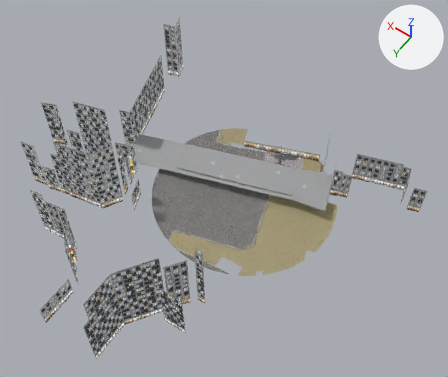
The glTF model web/data/shibuya/hero/miyamasu.glb: old version first, new version second.
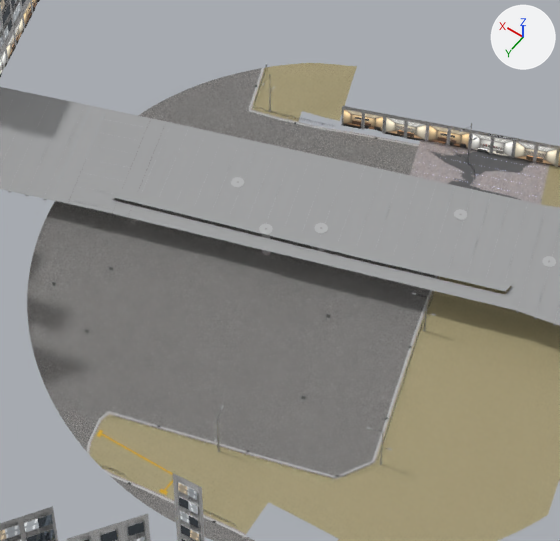
The first picture shows the older version from a 50 mm camera at (402.0, -879.0, 283.0) aimed at (513.0, -1034.0, 40.0). The close-ups show the older and then the newer version on the part from 32% to 69% of the width and 29% to 71% of the height of that picture. Only the edits that show in the close-ups are written down. Lighting does not change. The marker at upper right points along +X, +Y and +Z. Vertices at exactly the same position are counted once.

Names of what the first close-up shows: 'miyamasu_ground_asphalt_c-1_0', 'miyamasu_ground_asphalt_c-1_1', 'miyamasu_ground_asphalt_c0_-1', 'miyamasu_ground_asphalt_c0_-2', 'miyamasu_ground_asphalt_c0_0', 'miyamasu_ground_asphalt_c0_1', 'miyamasu_ground_asphalt_c1_0', 'miyamasu_ground_asphalt_c1_1', 'miyamasu_ground_gutter_c0_-2', 'miyamasu_ground_kerb_c0_-2', 'miyamasu_ground_paver_c-1_1', 'miyamasu_ground_paver_c-2_0', 'miyamasu_steel_soffit_c-1_-1', 'miyamasu_steel_soffit_c0_-1', 'miyamasu_steel_soffit_c1_0', 'miyamasu_steel_soffit_c2_0' and 77 more.
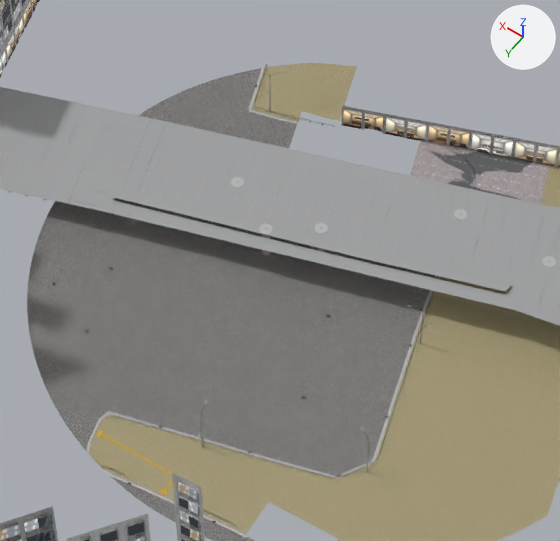
Not visible in the close-ups: 'miyamasu_ground_iron_c0_-2'.

Patch to the scene script:
```diff
--- a/web/data/shibuya/hero/miyamasu.glb.py
+++ b/web/data/shibuya/hero/miyamasu.glb.py
@@ me_miyamasu_ground_asphalt_c0__1 @@
 # used by ob_miyamasu_ground_asphalt_c0__1; location = (512.0, -1052.0, 16.0)
-me_miyamasu_ground_asphalt_c0__1.from_pydata(...)  # 169 vertices, 288 faces; spans x 0.0..24.0, y -24.0..0.0, z -0.2..1.0
+me_miyamasu_ground_asphalt_c0__1.from_pydata(...)  # 191 vertices, 299 faces; spans x 0.0..24.0, y -24.0..0.0, z -0.2..1.0
+# me_miyamasu_ground_asphalt_c0__1 part 1: 1 vertex moved from x 8.0, y -24.0, z 0.0 to x 10.0, y -22.4, z 0.1; 21 vertices removed from x 6.0..24.0, y -24.0..-18.0, z 0.0..0.3; 43 vertices added at x 5.8..24.0, y -24.0..-17.0, z 0.0..0.4
 me_miyamasu_ground_asphalt_c0__1.materials.append(mat_ground_asphalt)
@@ me_miyamasu_ground_asphalt_c0__2 @@
 # used by ob_miyamasu_ground_asphalt_c0__2; location = (512.0, -1052.0, 16.0)
-me_miyamasu_ground_asphalt_c0__2.from_pydata(...)  # 71 vertices, 102 faces; spans x 0.0..24.0, y -34.2..-24.0, z -0.6..0.1
+me_miyamasu_ground_asphalt_c0__2.from_pydata(...)  # 9 vertices, 7 faces; spans x 0.0..5.8, y -26.3..-24.0, z -0.2..0.0
+# me_miyamasu_ground_asphalt_c0__2 part 2
+# 67 vertices are removed from x 0.0..24.0, y -34.2..-24.0, z -0.6..0.1
+# 102 faces are deleted
+# 5 vertices are added at (0.0, -26.3, -0.2), (0.7, -26.0, -0.2), (2.0, -25.5, -0.1), (4.0, -24.7, -0.1), (5.8, -24.0, 0.0)
+# 7 new faces join them
 me_miyamasu_ground_asphalt_c0__2.materials.append(mat_ground_asphalt)
@@ ob_miyamasu_ground_gutter_c0__2 @@
-ob_miyamasu_ground_gutter_c0__2 = bpy.data.objects.new('miyamasu_ground_gutter_c0_-2', me_miyamasu_ground_gutter_c0__2)
-ob_miyamasu_ground_gutter_c0__2.location = (512.0, -1052.0, 16.0)
@@ ob_miyamasu_ground_iron_c0__2 @@
-ob_miyamasu_ground_iron_c0__2 = bpy.data.objects.new('miyamasu_ground_iron_c0_-2', me_miyamasu_ground_iron_c0__2)
-ob_miyamasu_ground_iron_c0__2.location = (512.0, -1052.0, 16.0)
@@ ob_miyamasu_ground_kerb_c0__2 @@
-ob_miyamasu_ground_kerb_c0__2 = bpy.data.objects.new('miyamasu_ground_kerb_c0_-2', me_miyamasu_ground_kerb_c0__2)
-ob_miyamasu_ground_kerb_c0__2.location = (512.0, -1052.0, 16.0)
```

Changed parts and their boxes (x1, y1, x2, y2) in the close-ups (560 x 541 px; the box of a moved part takes in the faces that stretch with it):
'miyamasu_ground_asphalt_c0_-2', reshaped (not visible afterwards): before (308, 128, 448, 180)
'miyamasu_ground_asphalt_c0_-1', reshaped: before (238, 133, 371, 290); after (238, 228, 371, 290)
'miyamasu_ground_gutter_c0_-2', deleted: before (314, 127, 419, 146)
'miyamasu_ground_kerb_c0_-2', deleted: before (315, 126, 419, 145)
part 1 of me_miyamasu_ground_asphalt_c0__1, moved or reshaped (not visible afterwards): before (292, 133, 370, 167)
